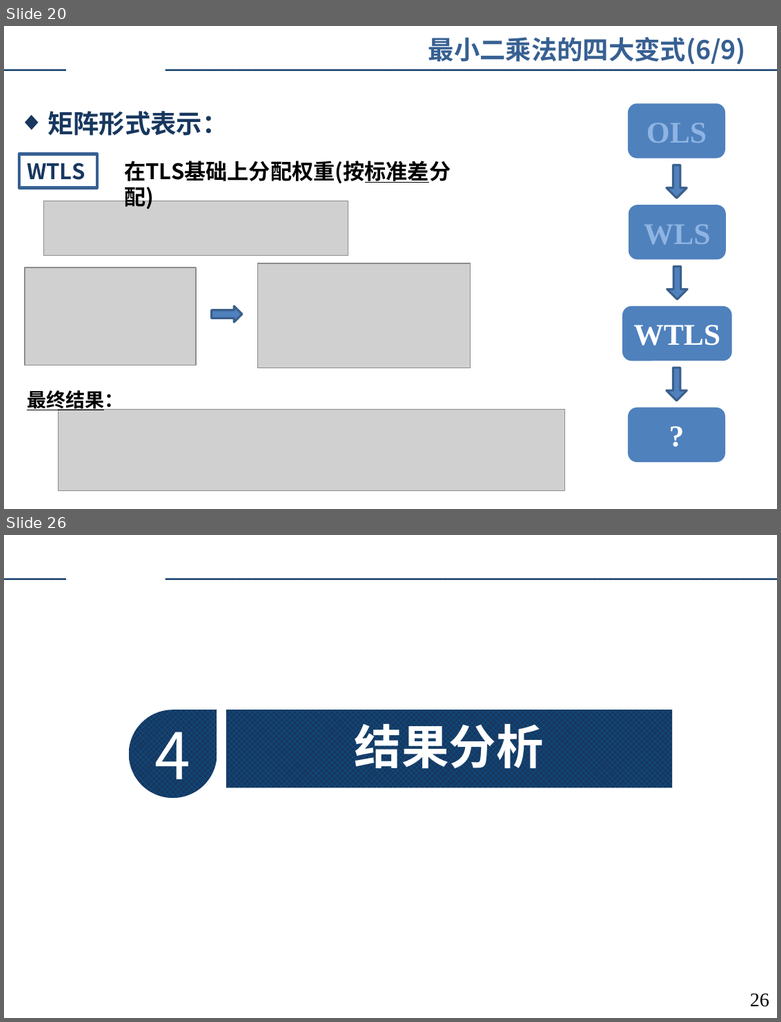
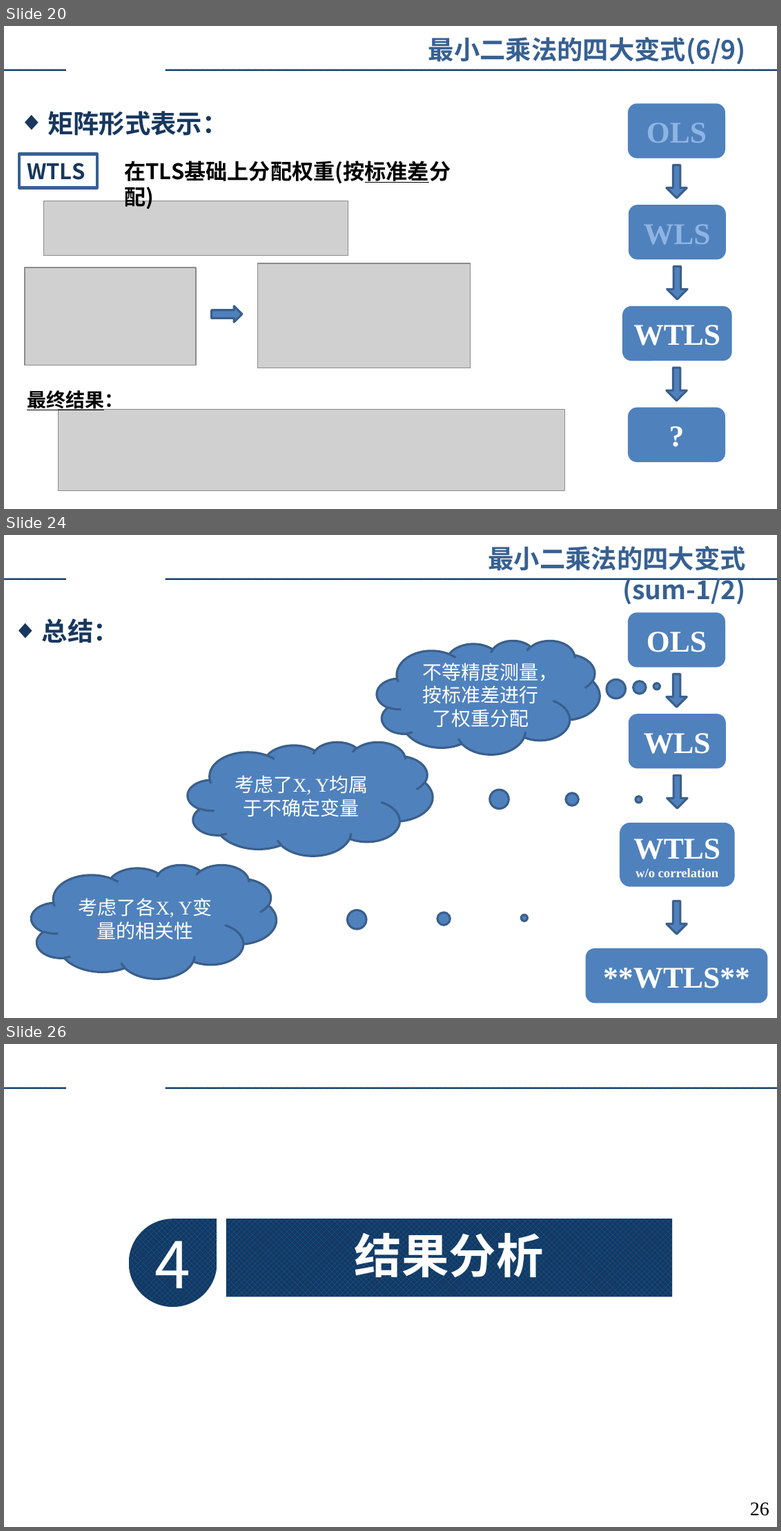
Before and after one commit to augusto-13/ErrorTheory_discussion_ppt, a slide deck: 2023-4-9.pptx. Shown one above the other, each under a label of ours: slides 20 and 26 before the commit, slides 20, 24 and 26 after it; the slides between them are not shown. The pictures are 781x1022 and 781x1531 pixels, drawn with LibreOffice and Linux fonts; fonts in the diff are those of the drawing; grey boxes stand for pictures; background and template pictures are left out. Boxes give left, top, right and bottom in pixels: in the first picture for what was removed or moved away, otherwise in the second. Text is boxed around its words. In the diff, an @@ line names an element or a change of style, - is before the commit and + after.

```diff
--- a/2023-4-9.pptx
+++ b/2023-4-9.pptx
@@ slide 24 added at [4, 535, 777, 1018], background #FFFFFF; not listed: 2 template elements that a slide beside it also shows @@
@@ text added at [488, 546, 746, 605], 24 pt, text #376092, bold @@
+最小二乘法的四大变式(sum-1/2)
@@ rounded rectangle added at [628, 612, 725, 667], fill #4F81BD, 28 pt, text #FFFFFF, bold @@
+OLS
@@ text added at [42, 618, 119, 643], 24 pt, text #17375E, bold @@
+◆ 总结：
@@ thought cloud added at [377, 640, 599, 754], fill #4F81BD, outline #3A5F8C 2 pt, 18 pt, text #FFFFFF @@
+不等精度测量，按标准差进行了权重分配
@@ right arrow added at [666, 674, 687, 707], fill #4F81BD, outline #3A5F8C 2 pt @@
@@ rounded rectangle added at [628, 714, 726, 768], fill #4F81BD, 28 pt, text #FFFFFF, bold @@
+WLS
@@ thought cloud added at [188, 742, 433, 856], fill #4F81BD, outline #3A5F8C 2 pt, 18 pt, text #FFFFFF @@
+考虑了X, Y均属于不确定变量
@@ right arrow added at [668, 775, 688, 808], fill #4F81BD, outline #3A5F8C 2 pt @@
@@ rounded rectangle added at [619, 823, 734, 887], fill #4F81BD, 12 pt, text #FFFFFF, bold @@
+WTLS
+w/o correlation
@@ thought cloud added at [31, 865, 276, 979], fill #4F81BD, outline #3A5F8C 2 pt, 18 pt, text #FFFFFF @@
+考虑了各X, Y变量的相关性
@@ right arrow added at [666, 901, 687, 934], fill #4F81BD, outline #3A5F8C 2 pt @@
@@ rounded rectangle added at [585, 948, 768, 1004], fill #4F81BD, 28 pt, text #FFFFFF, bold @@
+**WTLS**
```
Also in this commit, not shown: 10 slides changed, 6 other slides added, 2 slides removed.
